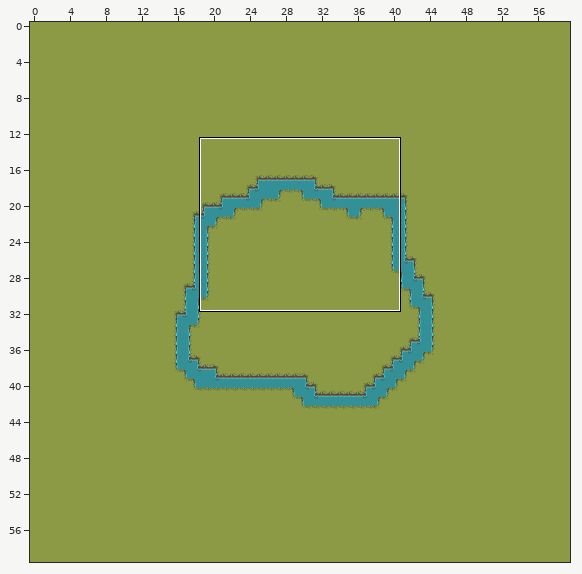
Tiled map (JSON): public/assets/maps/forest.json. Above, an overview of the earlier version with the close-up marked.
Close-up. First the earlier version:
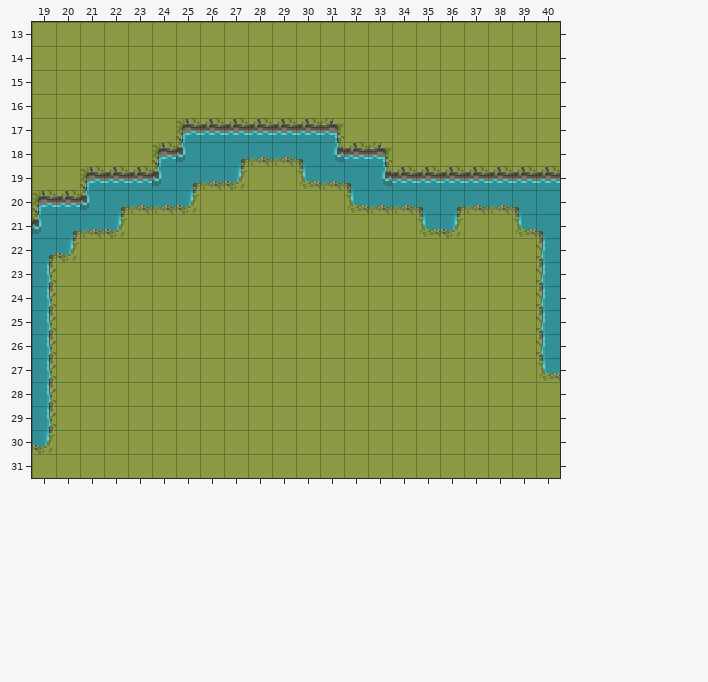
Cells are 16x16 px. Shown: x 19..40, y 13..31. The commit also changed other parts of the map, which this record leaves out.
New version:
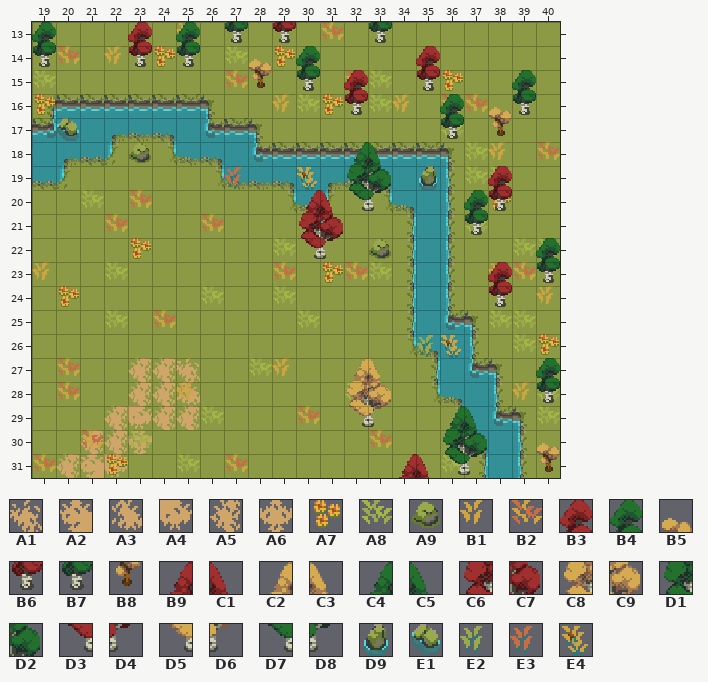
Key: from "grass": A1 172, A2 196, A3 202, A4 208, A5 216, A6 217; from "props": A7 14, A8 133, A9 154, B1 403, B2 433, B3 495, B4 497, B5 499, B6 525, B7 527, B8 529, B9 555, C1 556, C2 557, C3 558, C4 559, C5 560, C6 585, C7 586, C8 587, C9 588, D1 589, D2 590, D3 615, D4 616, D5 617, D6 618, D7 619, D8 620, D9 783, E1 785, E2 913, E3 973, E4 1002.
__ is an empty cell.
Tiles of an added or newly shown layer are drawn over the layers below it.
From old to new:
Changed rows in their new state; .. is an unchanged cell.
layer "bottom" offset 0,0 -> -86,-16 px
Layer "path" (added):
first column x 20:
27 .. .. .. A5 A5 A1
28 .. .. .. A5 A5 A3
29 .. .. A5 A4 A5 A5
30 .. A5 A5 A6 .. ..
31 A5 A2 A4 .. .. ..
Layer "overlayer" (added):
first column x 19:
13 .. .. .. .. .. .. B1 .. .. .. .. .. B2 .. .. .. .. .. .. .. .. ..
14 .. B2 .. B1 .. A7 .. .. A8 .. A7 .. .. .. .. .. .. .. .. .. .. ..
15 A8 .. .. .. .. .. .. .. B2 .. .. .. .. B2 A8 .. .. A7 .. .. .. ..
16 A7 .. .. .. .. .. .. .. .. .. B1 A8 A7 .. A8 B1 .. B2 B2 .. .. ..
17 .. .. .. .. .. .. .. .. .. .. .. .. .. .. .. .. .. A8 .. .. .. ..
18 .. .. .. .. .. .. .. .. .. .. .. .. .. .. .. .. .. .. A8 B1 .. B2
19 .. .. .. .. .. .. .. .. .. .. .. .. .. .. .. .. .. .. A8 A8 .. ..
20 .. .. A8 .. B2 .. .. .. .. .. .. .. .. .. .. .. .. .. .. A7 .. ..
21 .. .. .. B2 .. .. .. B2 .. .. .. .. .. .. .. .. .. .. A8 .. .. ..
22 .. .. .. .. A7 .. .. .. .. .. A8 .. .. .. .. .. .. .. .. .. A8 A8
23 B1 .. .. A8 .. .. .. .. .. .. B2 .. A7 B2 A8 .. .. .. .. B1 B2 ..
24 .. A7 .. .. .. .. .. A8 .. .. A8 .. .. .. .. .. .. .. .. .. .. B1
25 .. .. .. A8 .. B2 .. .. .. .. .. A8 .. .. .. .. .. .. .. A8 A8 ..
26 .. .. .. .. .. .. .. .. .. .. .. .. .. .. .. .. .. .. .. .. A8 A7
27 .. B2 .. .. .. .. .. .. .. A8 B1 .. .. .. .. .. .. .. .. .. .. ..
28 .. B2 .. .. .. .. B1 .. .. .. .. .. .. A8 .. .. .. .. .. .. B1 A8
29 .. .. .. .. .. .. .. A8 .. .. .. B2 .. .. .. .. .. .. .. .. .. A8
30 .. .. B2 .. A8 .. .. .. .. .. .. .. .. .. B2 .. .. .. .. .. .. ..
31 B2 .. .. A7 .. .. A8 .. B2 .. .. .. .. .. .. .. .. A8 .. .. .. ..
Layer "upperlayer" (added):
first column x 19:
13 B4 .. .. .. B3 .. B4 .. B7 .. B6 .. .. .. B7 .. .. .. .. .. .. ..
14 B7 .. .. .. B6 .. B7 .. .. B5 .. B4 .. .. .. .. B3 .. .. .. .. ..
15 .. .. .. .. .. .. .. .. .. B8 .. B7 .. B3 .. .. B6 .. .. .. B4 ..
16 .. .. .. .. .. .. .. .. .. .. .. .. .. B6 .. .. .. B4 .. B5 B7 ..
17 .. E1 .. .. .. .. .. .. .. .. .. .. .. .. .. .. .. B7 .. B8 .. ..
18 .. .. .. .. A9 .. .. .. .. .. .. .. .. C4 C5 .. .. .. .. .. .. ..
19 .. .. .. .. .. .. .. .. E3 .. .. E4 .. D1 D2 .. D9 .. .. B3 .. ..
20 .. .. .. .. .. .. .. .. .. .. .. B9 C1 D7 D8 .. .. .. B4 B6 .. ..
21 .. .. .. .. .. .. .. .. .. .. .. C6 C7 .. .. .. .. .. B7 .. .. ..
22 .. .. .. .. .. .. .. .. .. .. .. D3 D4 .. A9 .. .. .. .. .. .. B4
23 .. .. .. .. .. .. .. .. .. .. .. .. .. .. .. .. .. .. .. B3 .. B7
24 .. .. .. .. .. .. .. .. .. .. .. .. .. .. .. .. .. .. .. B6 .. ..
26 .. .. .. .. .. .. .. .. .. .. .. .. .. .. .. .. E2 E4 .. .. .. ..
27 .. .. .. .. .. .. .. .. .. .. .. .. .. C2 C3 .. .. .. .. .. .. B4
28 .. .. .. .. .. .. .. .. .. .. .. .. .. C8 C9 .. .. .. .. .. .. B7
29 .. .. .. .. .. .. .. .. .. .. .. .. .. D5 D6 .. .. C4 C5 .. .. ..
30 .. .. .. .. .. .. .. .. .. .. .. .. .. .. .. .. .. D1 D2 .. .. B5
31 .. .. .. .. .. .. .. .. .. .. .. .. .. .. .. B9 C1 D7 D8 .. .. B8
